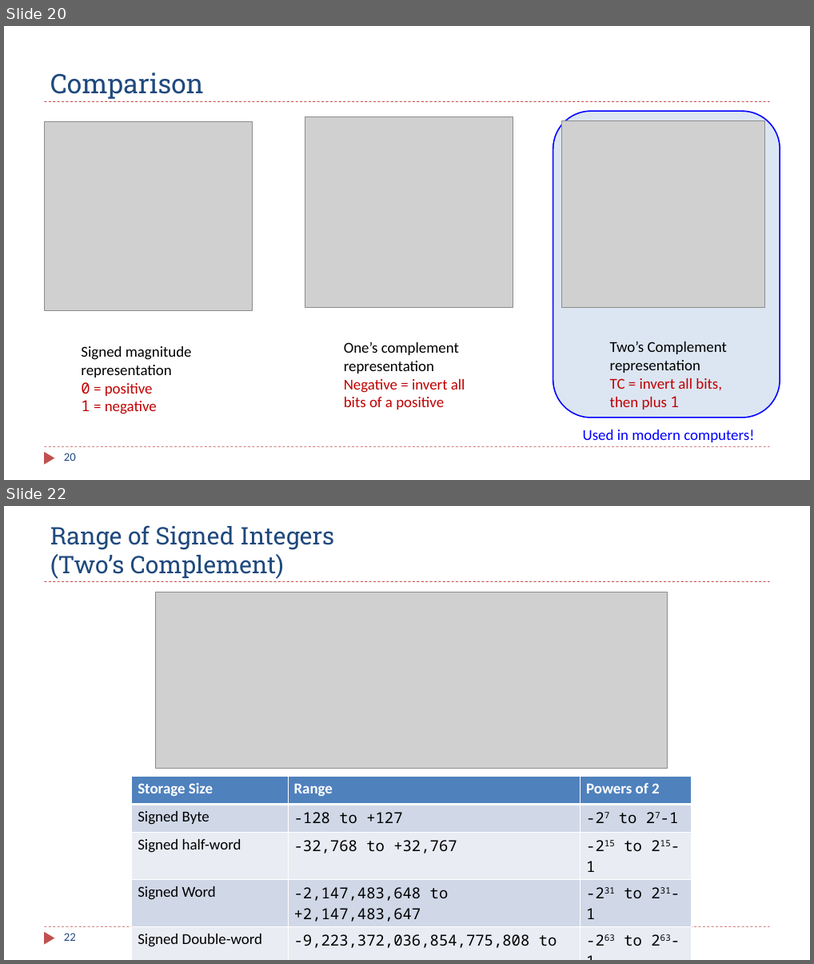
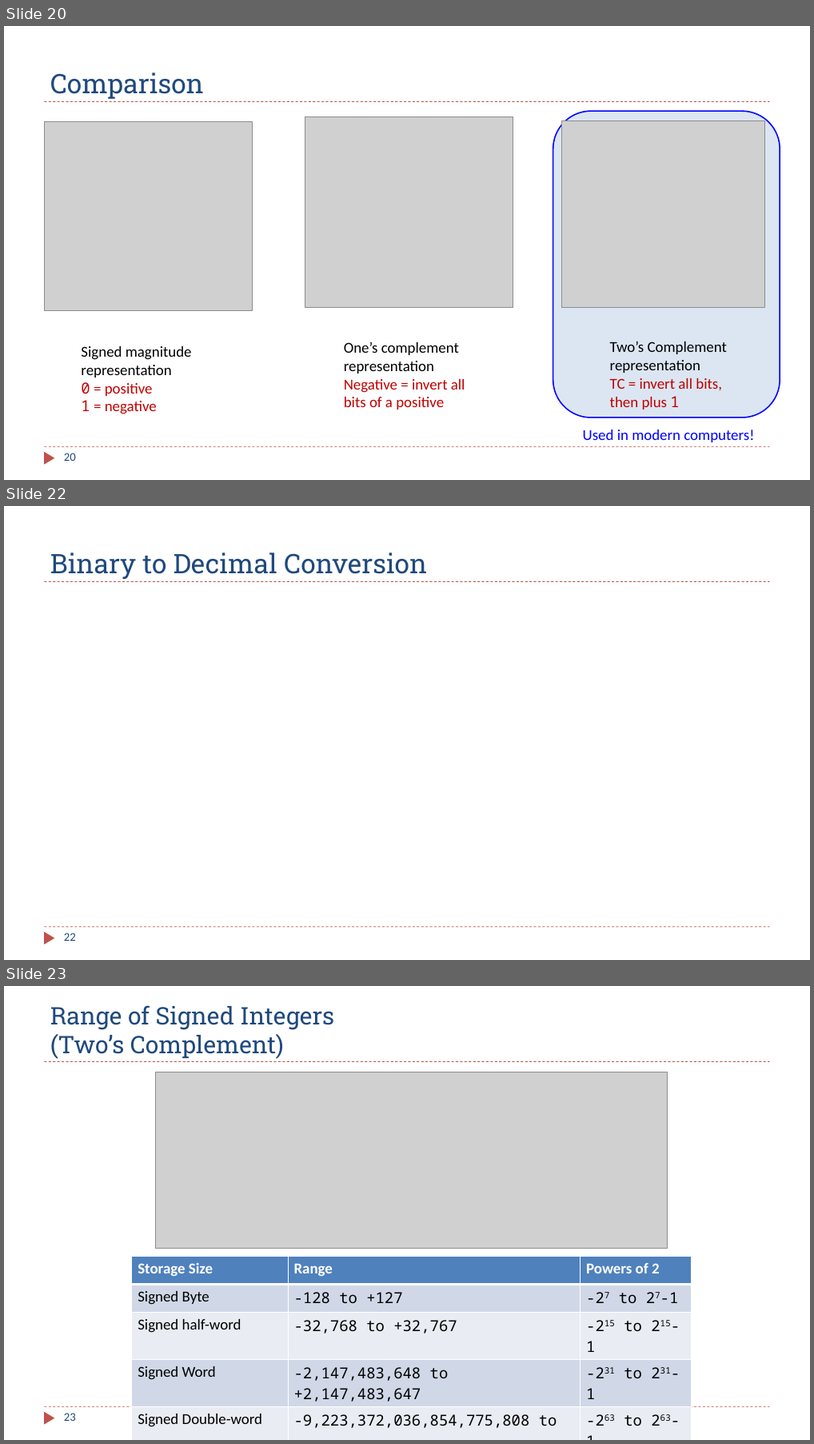
Before and after one commit to guhofstra/CSC111Fa26, a slide deck: PPTs/Ch2_Data_Representation.pptx. Shown one above the other, each under a label of ours: slides 20 and 22 before the commit, slides 20, 22 and 23 after it; the slides between them are not shown. The pictures are 814x964 and 814x1444 pixels, drawn with LibreOffice and Linux fonts; fonts in the diff are those of the drawing; grey boxes stand for pictures. Boxes give left, top, right and bottom in pixels: in the first picture for what was removed or moved away, otherwise in the second. Text is boxed around its words. In the diff, an @@ line names an element or a change of style, - is before the commit and + after.

```diff
--- a/PPTs/Ch2_Data_Representation.pptx
+++ b/PPTs/Ch2_Data_Representation.pptx
@@ slide 22 added at (4, 506, 810, 960), background #FFFFFF; not listed: 3 template elements that a slide beside it also shows @@
@@ title added at (50, 552, 427, 579), 32 pt, text #1F497D @@
+Binary to Decimal Conversion
@@ page number added at (64, 932, 76, 940), 14 pt, text #1F497D @@
+22
@@ what was slide 22 is now slide 23 @@
@@ page number at (64, 1412, 76, 1420): text changed @@
-22
+23
```
Also in this commit, not shown: 1 slide changed, 1 other slide added, 1 other file.
